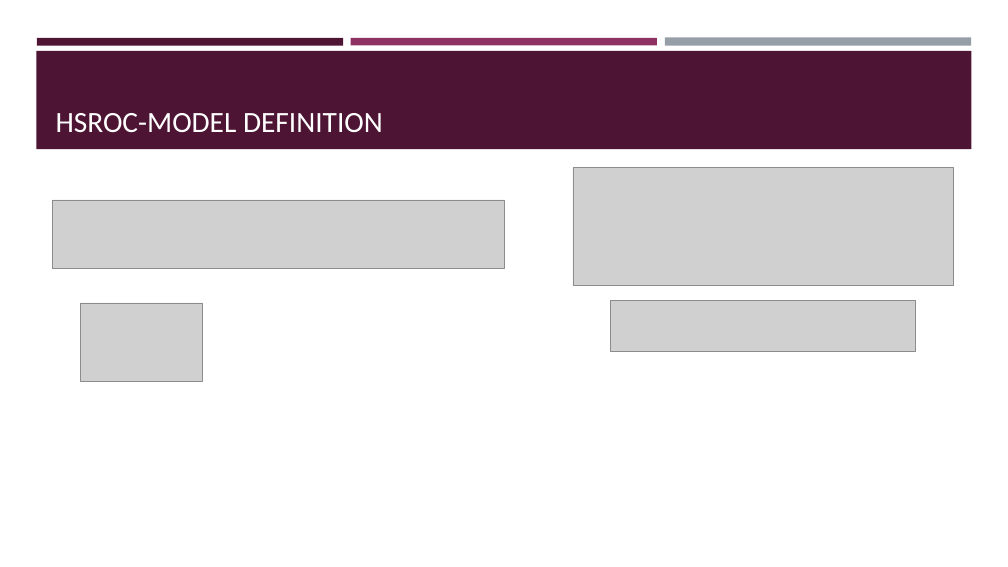
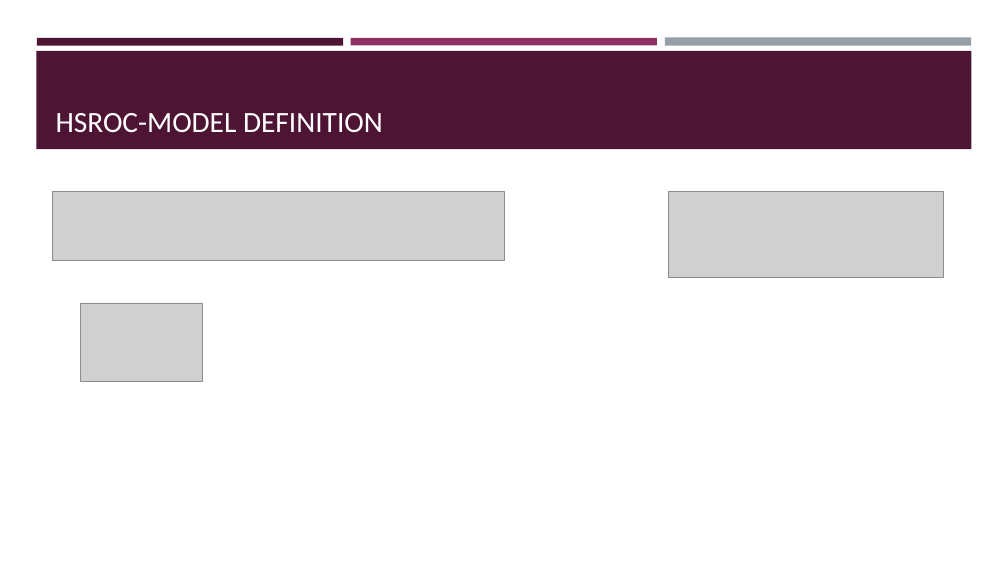
Before and after one commit to LefMel/harmony_larissa_2023, a slide deck: slide 6 of Day2/Meta-Analysis/BAYES_CAMP_HARMONY.pptx. Drawn at 1008x567 pixels with LibreOffice and Linux fonts; fonts in the diff are those of the drawing; grey boxes stand for pictures. Boxes give left, top, right and bottom in pixels: in the first picture for what was removed or moved away, otherwise in the second. Text is boxed around its words. In the diff, an @@ line names an element or a change of style, - is before the commit and + after.

```diff
--- a/Day2/Meta-Analysis/BAYES_CAMP_HARMONY.pptx
+++ b/Day2/Meta-Analysis/BAYES_CAMP_HARMONY.pptx
@@ picture: place and size @@
-picture at <box>53,200,504,268</box>
+picture at <box>53,191,504,260</box>
@@ picture: place and size @@
-picture at <box>573,167,954,286</box>
+picture at <box>668,191,944,277</box>
@@ picture removed at <box>610,300,916,351</box> @@
```
Also in this commit, not shown: 8 other slides changed, 19 other files.
